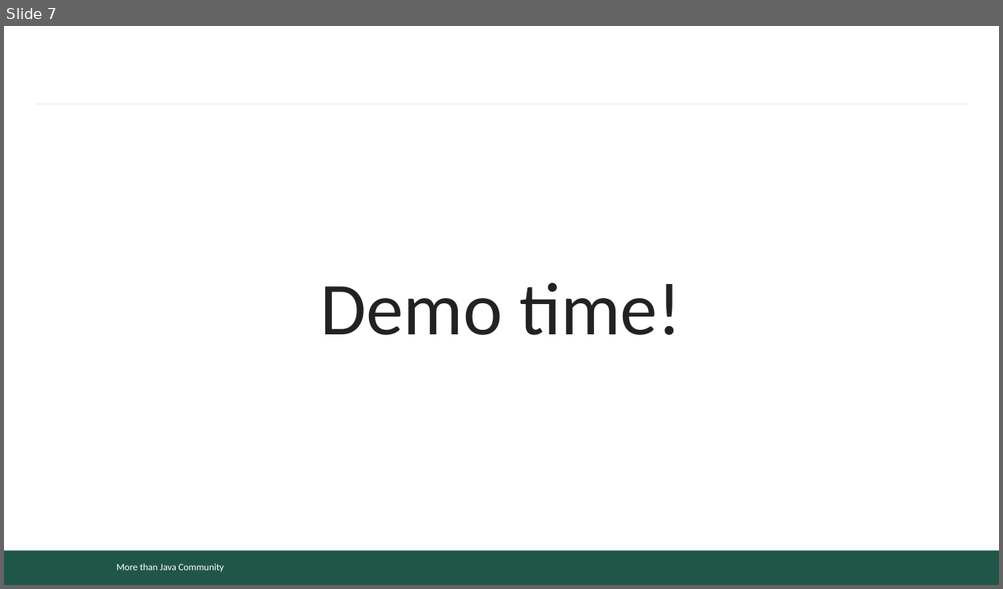
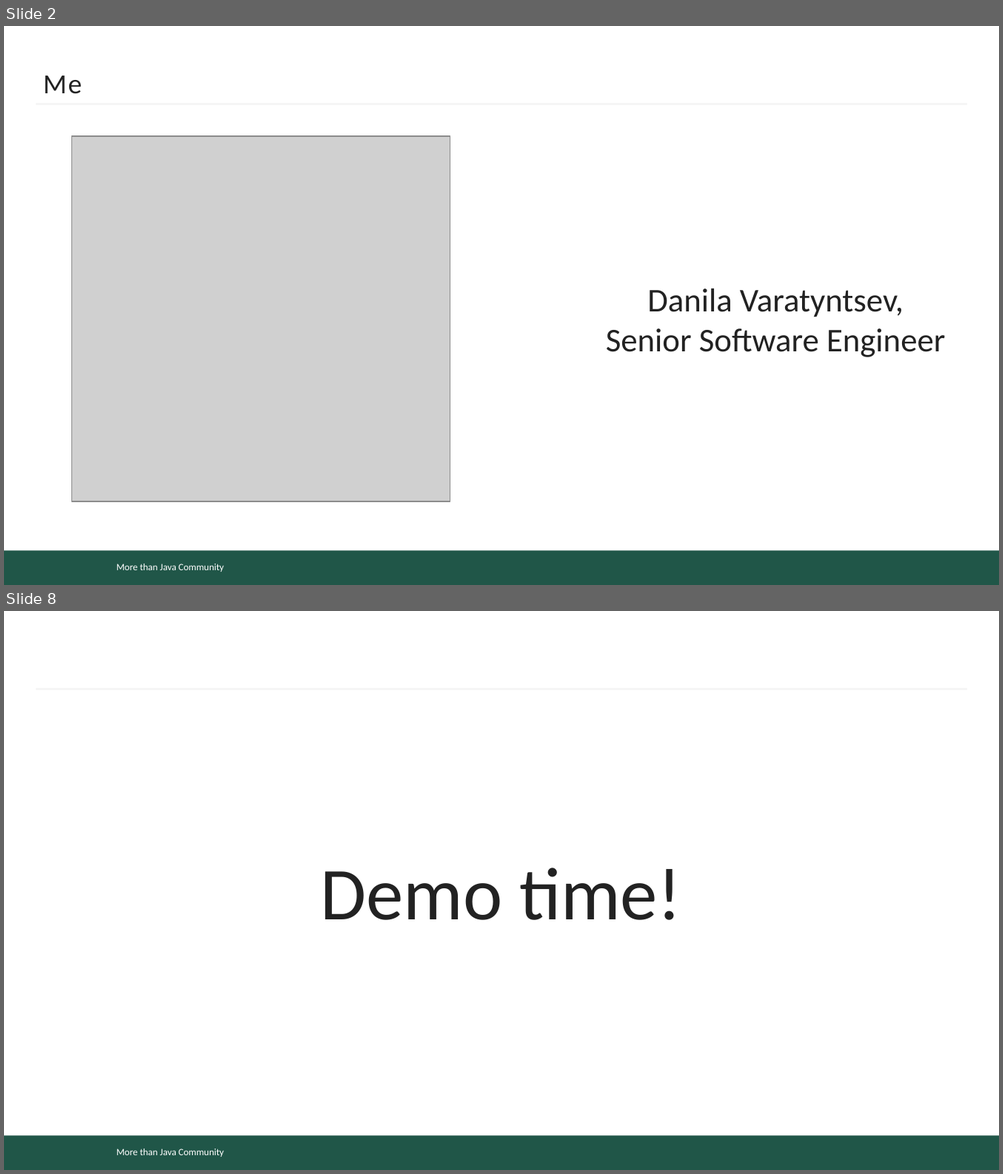
Before and after one commit to mjc-school/MJC-School, a slide deck: stage #4/light-talks/serialization/serialization.pptx. Shown one above the other, each under a label of ours: slide 7 before the commit, slides 2 and 8 after it; the slides between them are not shown. The pictures are 1003x589 and 1003x1174 pixels, drawn with LibreOffice and Linux fonts; fonts in the diff are those of the drawing; grey boxes stand for pictures; background and template pictures are left out. Boxes give left, top, right and bottom in pixels: in the first picture for what was removed or moved away, otherwise in the second. Text is boxed around its words. In the diff, an @@ line names an element or a change of style, - is before the commit and + after.

```diff
--- a/stage #4/light-talks/serialization/serialization.pptx
+++ b/stage #4/light-talks/serialization/serialization.pptx
@@ slide 2 added at (x1=4, y1=26, x2=999, y2=585), background #FFFFFF; not listed: 3 template elements that a slide beside it also shows @@
@@ text added at (x1=43, y1=76, x2=82, y2=94), 20 pt, text #222222 @@
+Me
@@ picture added at (x1=71, y1=136, x2=449, y2=501) @@
@@ text added at (x1=606, y1=289, x2=945, y2=358), 24 pt, text #222222 @@
+Danila Varatyntsev,
+Senior Software Engineer
@@ what was slide 7 is now slide 8 @@
```
Also in this commit, not shown: 18 other slides added, 11 slides removed.
